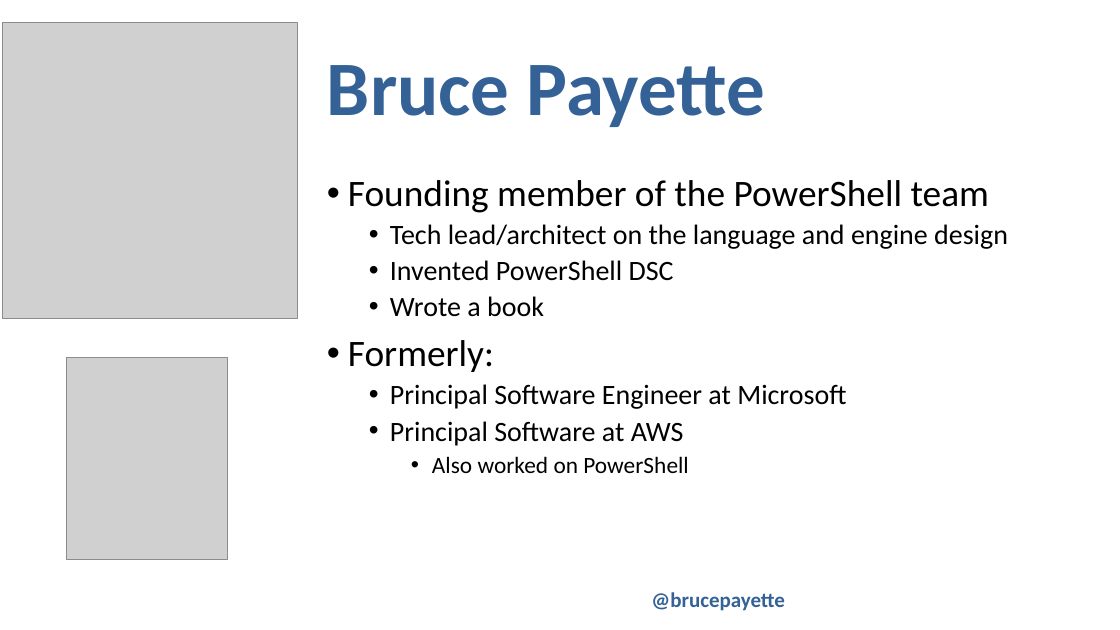
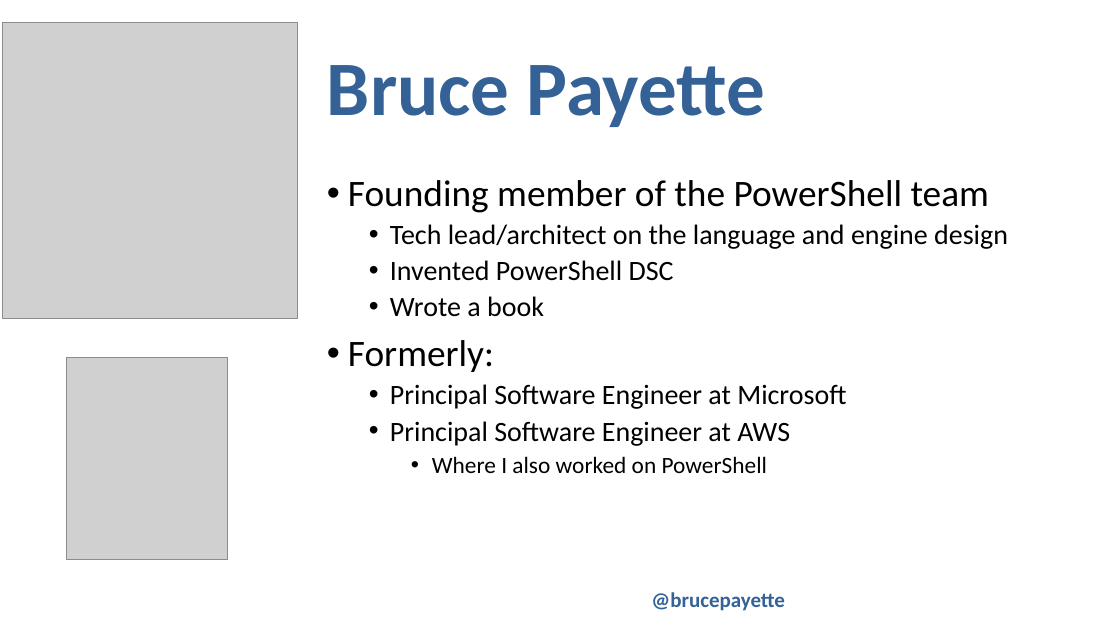
Before and after one commit to BrucePay/PSConfEU2024, a slide deck: slide 7 of payette_2024_braid.pptx. Drawn at 1120x630 pixels with LibreOffice and Linux fonts; fonts in the diff are those of the drawing; grey boxes stand for pictures; background and template pictures are left out. Boxes give left, top, right and bottom in pixels: in the first picture for what was removed or moved away, otherwise in the second. Text is boxed around its words. In the diff, an @@ line names an element or a change of style, - is before the commit and + after.

```diff
--- a/payette_2024_braid.pptx
+++ b/payette_2024_braid.pptx
@@ text at (390, 421, 790, 473): text changed @@
-  • Principal Software at AWS
-    • Also worked on PowerShell
+  • Principal Software Engineer at AWS
+    • Where I also worked on PowerShell
```
Also in this commit, not shown: 6 other slides changed, 3 slides added, 1 other file.
